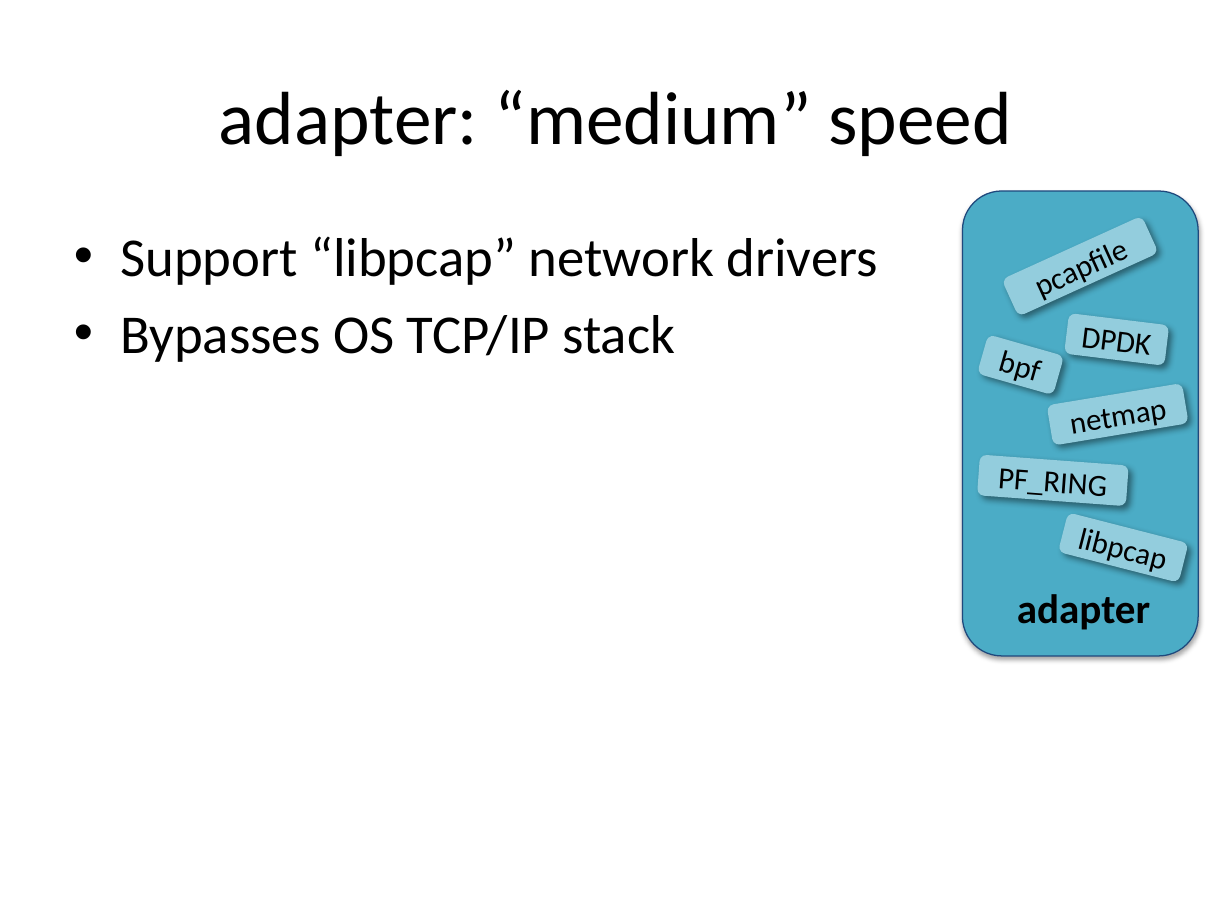
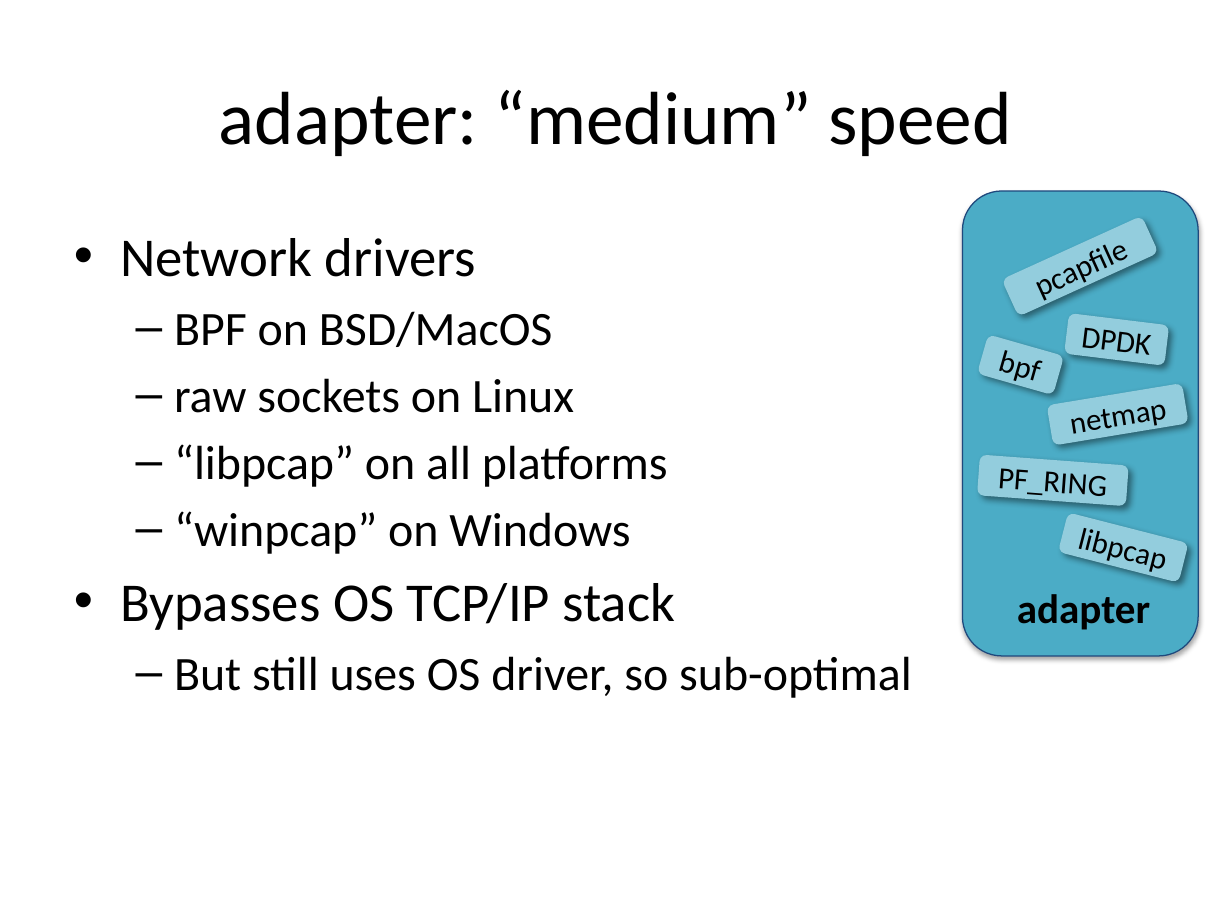
Before and after one commit to robertdavidgraham/robdns, a slide deck: slide 19 of doc/high-level-design.pptx. Drawn at 1232x924 pixels with LibreOffice and Linux fonts; fonts in the diff are those of the drawing. Boxes give left, top, right and bottom in pixels: in the first picture for what was removed or moved away, otherwise in the second. Text is boxed around its words. In the diff, an @@ line names an element or a change of style, - is before the commit and + after.

```diff
--- a/doc/high-level-design.pptx
+++ b/doc/high-level-design.pptx
@@ text at <box>120,238,668,554</box>: text changed; size 32 to 28 pt @@
-• Support “libpcap” network drivers
+• Network drivers
+  – BPF on BSD/MacOS
+  – raw sockets on Linux
+  – “libpcap” on all platforms
+  – “winpcap” on Windows
@@ text at <box>174,656,912,698</box>: paragraph added @@
+  – But still uses OS driver, so sub-optimal
```
Also in this commit, not shown: 5 other slides changed, 6 slides added, 1 slide removed, 45 other files.
